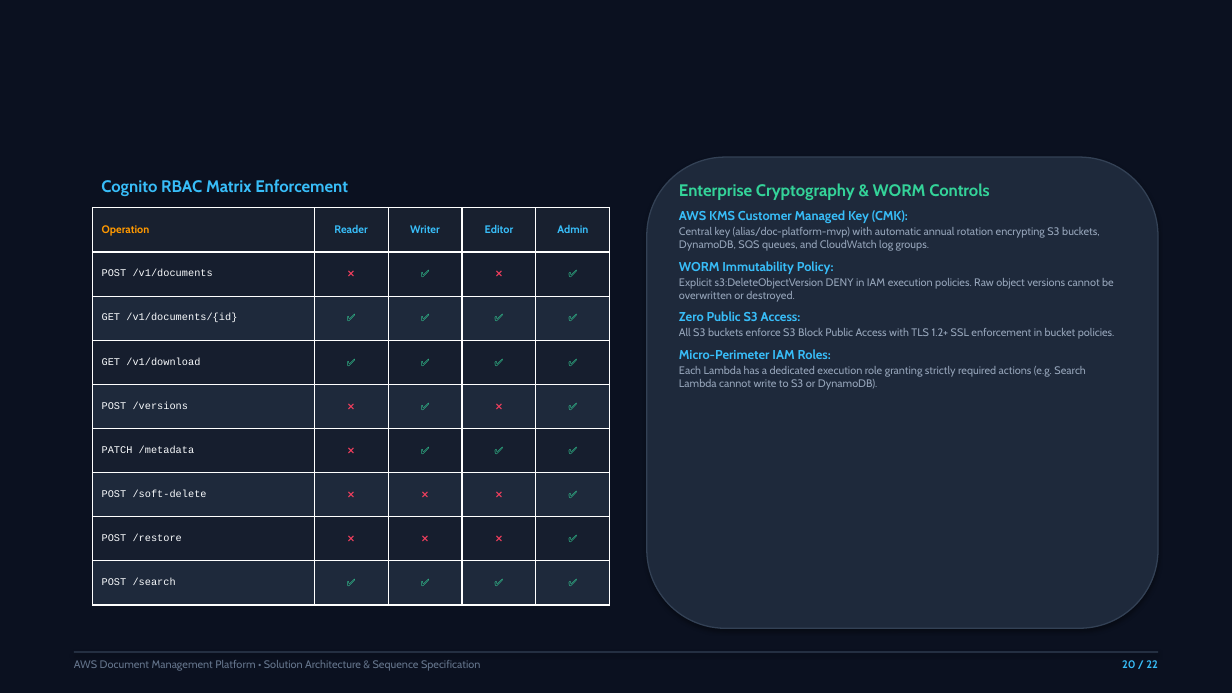
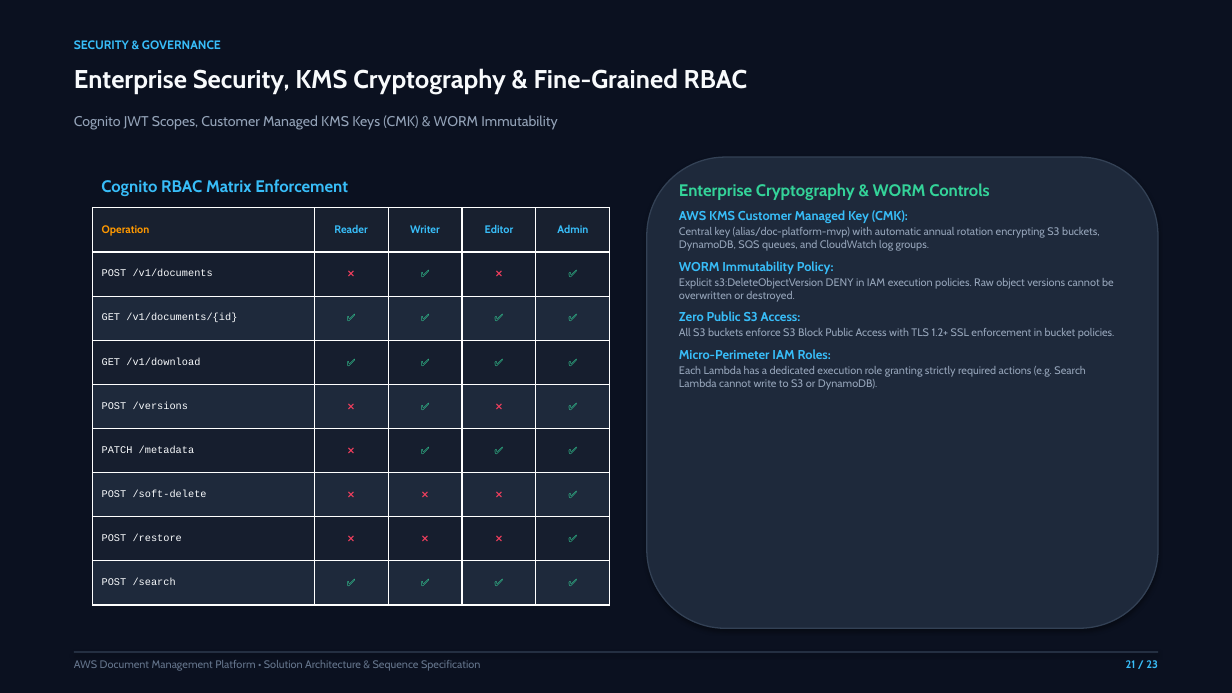
Before and after one commit to peydan/aws-doc-management-system, a slide deck: slide 21 of presentations/AWS_Document_Management_Platform_Architecture.pptx (slide 20 before the commit). Drawn at 1232x693 pixels with LibreOffice and Linux fonts; fonts in the diff are those of the drawing. Boxes give left, top, right and bottom in pixels: in the first picture for what was removed or moved away, otherwise in the second. Text is boxed around its words. In the diff, an @@ line names an element or a change of style, - is before the commit and + after.

```diff
--- a/presentations/AWS_Document_Management_Platform_Architecture.pptx
+++ b/presentations/AWS_Document_Management_Platform_Architecture.pptx
@@ text added at [74, 40, 221, 49], 9.5 pt, text #38BDF8, bold @@
+SECURITY & GOVERNANCE
@@ text added at [74, 68, 748, 94], 20 pt, text #F8FAFC, bold @@
+Enterprise Security, KMS Cryptography & Fine-Grained RBAC
@@ text added at [74, 115, 557, 130], 11 pt, text #94A3B8 @@
+Cognito JWT Scopes, Customer Managed KMS Keys (CMK) & WORM Immutability
@@ text at [1126, 660, 1158, 668]: text changed @@
-20 / 22
+21 / 23
```
Also in this commit, not shown: 21 other slides changed, 1 slide added, 7 other files.
